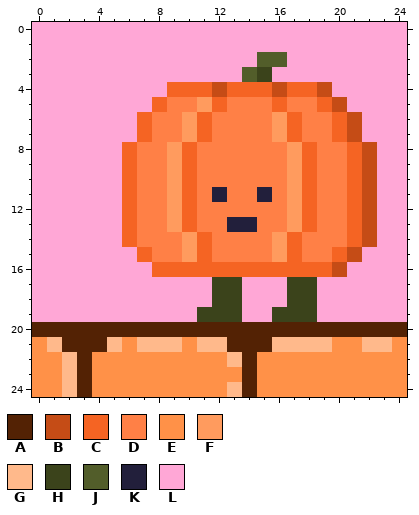
Pixel-art sprite -- ToastApocalypse/Assets/Sprite/UI/GameICon_Halloween.png. Above is the file before it was changed.
The file is 200x200 pixels, drawn in blocks of 8x8; one block is one cell here. Colours within 5 levels of each other are drawn and written as one.
Palette (. is transparent): A #532204  B #c54c16  C #f56423  D #ff8046  E #ff9148  F #ff9b5e  G #ffb98b  H #3b431b  J #525d2a  K #221f3b  L #ffa7d6
Pixels before, first column x 0:
 0 LLLLLLLLLLLLLLLLLLLLLLLLL
 1 LLLLLLLLLLLLLLLLLLLLLLLLL
 2 LLLLLLLLLLLLLLLJJLLLLLLLL
 3 LLLLLLLLLLLLLLJHLLLLLLLLL
 4 LLLLLLLLLCCCBCCCBCCBLLLLL
 5 LLLLLLLLCDDFCDDDCDDCBLLLL
 6 LLLLLLLCDDFCDDDDFCDDCBLLL
 7 LLLLLLLCDDFCDDDDFCDDCBLLL
 8 LLLLLLCDDFCDDDDDDFCDDCBLL
 9 LLLLLLCDDFCDDDDDDFCDDCBLL
10 LLLLLLCDDFCDDDDDDFCDDCBLL
11 LLLLLLCDDFCDKDDKDFCDDCBLL
12 LLLLLLCDDFCDDDDDDFCDDCBLL
13 LLLLLLCDDFCDDKKDDFCDDCBLL
14 LLLLLLCDDDFCDDDDFCDDDCBLL
15 LLLLLLLCDDFCDDDDFCDDCBLLL
16 LLLLLLLLCCCCCCCCCCCCBLLLL
17 LLLLLLLLLLLLHHLLLHHLLLLLL
18 LLLLLLLLLLLLHHLLLHHLLLLLL
19 LLLLLLLLLLLHHHLLHHHLLLLLL
20 AAAAAAAAAAAAAAAAAAAAAAAAA
21 EGAAAGEGGGEGGAAAGGGGEEGGE
22 EEGAEEEEEEEEEGAEEEEEEEEEE
23 EEGAEEEEEEEEEEAEEEEEEEEEE
24 EEGAEEEEEEEEEGAEEEEEEEEEE
The result:
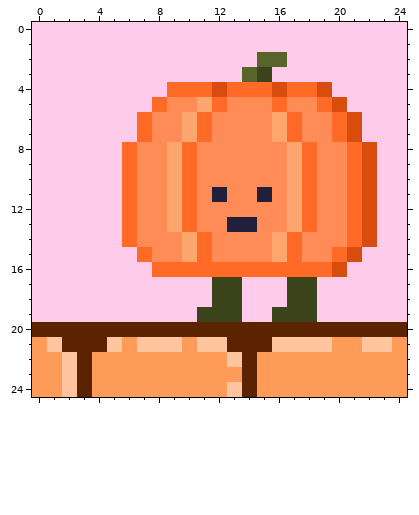
Diff:
colour A: #532204 -> #5b2300
colour B: #c54c16 -> #d84c0e
colour C: #f56423 -> #ff6a27
colour D: #ff8046 -> #ff8b56
colour E: #ff9148 -> #ff9b58
colour F: #ff9b5e -> #ffa66f
colour G: #ffb98b -> #ffc59f
colour J: #525d2a -> #586429
colour L: #ffa7d6 -> #ffcbea
Where, in picture pixels (left, top, right, bottom), the same in both pictures:
changed: (32, 22, 407, 397)
